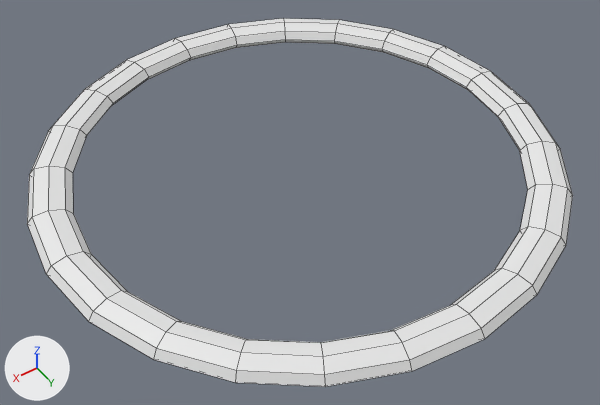
Two versions of the Blender file media/warlock/warlock_ring.blend, one commit apart.
The view is the same before and after, from a 50 mm lens placed at (1.68, 2.46, 2.55), pointed at (0.07, 0.11, -0.14). Every picture has the same lights, and +X, +Y and +Z are marked at lower left. Mesh edges are drawn as thin lines.
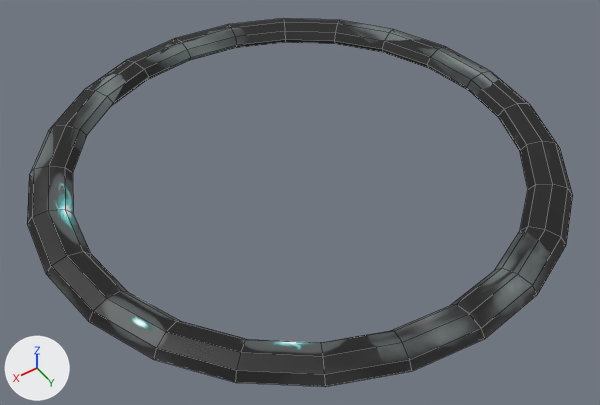
Pixel boxes (x1, y1, x2, y2) of what changed, in the pictures (600 x 405 px):
```json
{"object": "Torus", "change": "recoloured", "before": [27, 18, 573, 387], "after": [27, 18, 573, 387], "on screen": "white to grey"}
```

Scene script edits in JSON lines:
```json
{"op": "add", "block": "img_warlock_final_png", "code": ["img_warlock_final_png = load_image('warlock_final.png', 'warlock_final.png', 2048, 2048, 'Non-Color')"]}
{"op": "add", "block": "mat_warlock_final_png", "code": ["mat_warlock_final_png = principled_material('warlock_final.png')", "mat_warlock_final_png.texture = img_warlock_final_png"]}
{"block": "me_torus_002", "where": "me_torus_002.from_pydata(...)  # 192 vertices, 192 faces; spans x -1.09..1.09, y -1.09..1.09, z -0.09..0.09"}
{"op": "add", "block": "me_torus_002", "code": "me_torus_002.materials.append(mat_warlock_final_png)  # picture img_warlock_final_png"}
```
